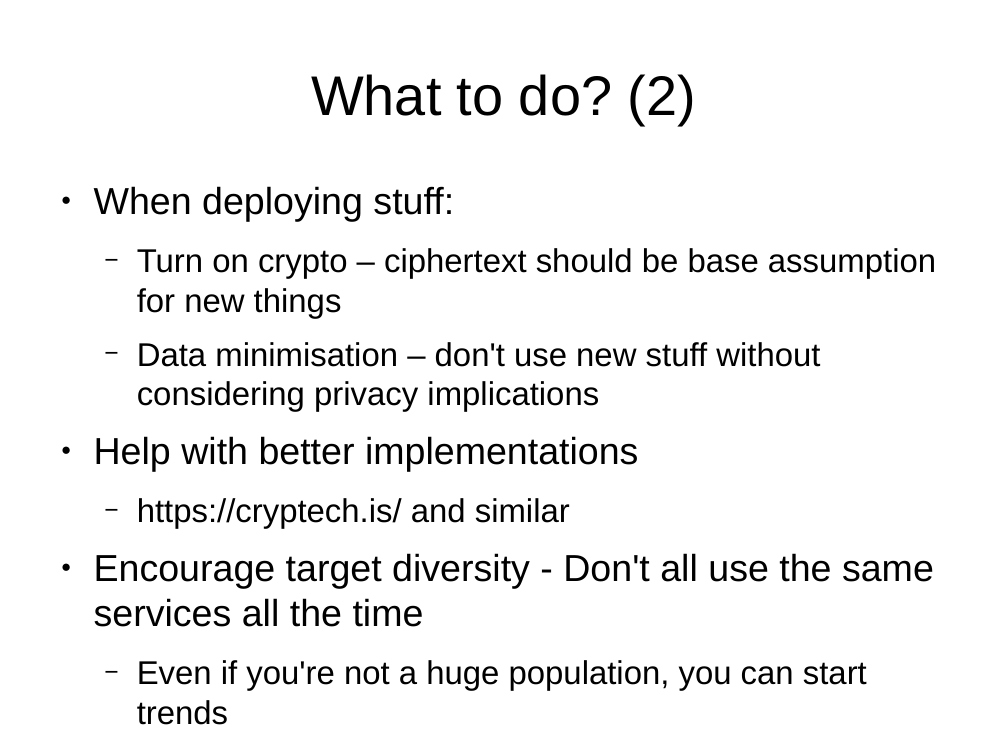
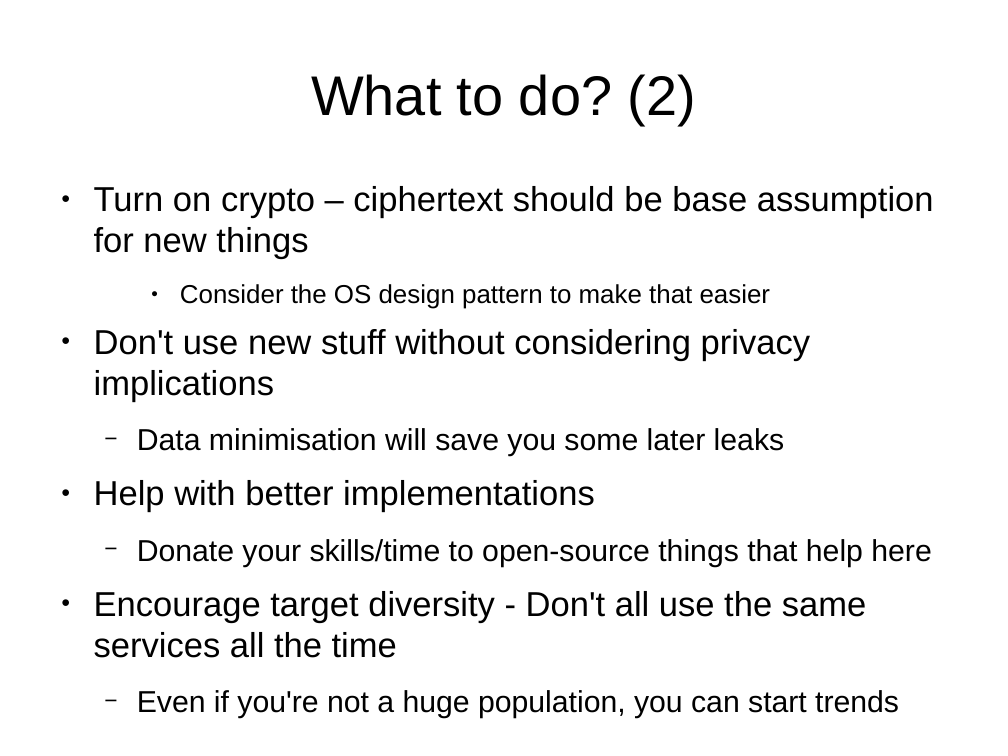
Before and after one commit to sftcd/cs7053, a slide deck: slide 24 of 2016lectures/08-snowdonia.odp (slide 23 before the commit). Drawn at 1008x756 pixels with LibreOffice and Linux fonts; fonts in the diff are those of the drawing; background and template pictures are left out. Boxes give left, top, right and bottom in pixels: in the first picture for what was removed or moved away, otherwise in the second. Text is boxed around its words. In the diff, an @@ line names an element or a change of style, - is before the commit and + after.

```diff
--- a/2016lectures/08-snowdonia.odp
+++ b/2016lectures/08-snowdonia.odp
@@ text at (94,186,454,221): paragraph removed @@
-● When deploying stuff:
@@ text at (94,186,934,718): size 25.9 to 27.2 pt in "Turn on crypto – ciphertext should be ..."; size 29.6 to 27.2 pt in "Help with better implementations", "Encourage target diversity - Don't all use ..."; size 25.9 to 23.8 pt in "Even if you're not a huge population, ..."; bullet − to ●; list level 2 to 1 in "Turn on crypto – ciphertext ..." @@
@@ text at (94,329,810,457): text changed; size 25.9 to 27.2 pt @@
-  − Data minimisation – don't use new stuff without considering privacy implications
+    ● Consider the OS design pattern to make that easier
+● Don't use new stuff without considering privacy implications
+  − Data minimisation will save you some later leaks
@@ text at (137,539,931,567): text changed; size 25.9 to 23.8 pt @@
-  − https://cryptech.is/ and similar
+  − Donate your skills/time to open-source things that help here
```
Also in this commit, not shown: 17 other slides changed, 2 slides added, 1 slide removed, 1 other file.
